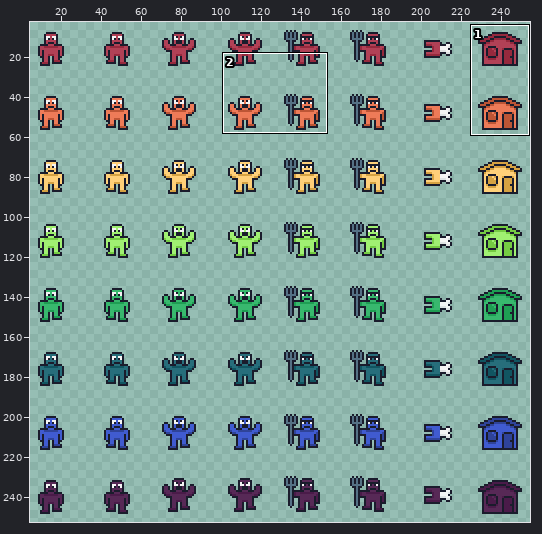
Two states of a sprite sheet, Art/villagers.png. The first picture is a wide view before the edit; the outline marks the close-up.
Close-up. First the earlier version:
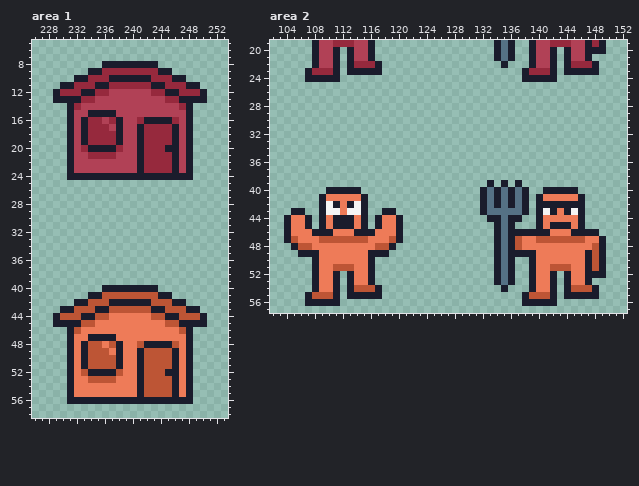
The file is 256x256 pixels. Shown: area 1: x 226..253, y 5..58; area 2: x 102..152, y 19..57. The wide view leaves out empty margins. The commit also changed other parts of the picture, which this record leaves out.
Once edited:
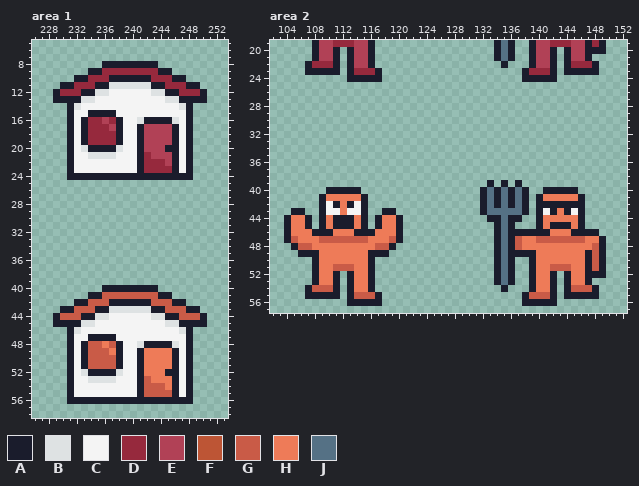
Palette (. is transparent): A #1a1c2c  B #dee2e3  C #f4f4f4  D #96293d  E #b14156  F #bd5535  G #c95b47  H #ee7b58  J #557185
From old to new:
Area 1:
Colour D gives way to colour B in row 11 at x 237 to 242; in row 12 at x 235 to 236 and 243 to 244; in row 13 at x 233 to 234 and 245 to 246; in row 14 at x 232 and 247; in row 16 at x 241 and 246; in row 20 at x 233 and 238.
Colour D gives way to colour B in row 21 at x 234 to 237.
Colour F gives way to colour B in row 43 at x 237 to 242; in row 44 at x 235 to 236 and 243 to 244; in row 45 at x 233 to 234 and 245 to 246; in row 46 at x 232 and 247; in row 48 at x 241 and 246; in row 52 at x 233 and 238.
Colour F gives way to colour B in row 53 at x 234 to 237.
Colour E gives way to colour C in row 12 at x 237 to 242; in row 13 at x 235 to 244; in row 14 at x 233 to 246; in row 15 at x 232 to 233 and 238 to 247; in rows 16 to 20 at x 232, 239 to 240 and 247; in row 21 at x 232 to 233, 238 to 240 and 247.
Colour E gives way to colour C in rows 22 to 23 at x 232 to 240 and 247.
Colour H gives way to colour C in row 44 at x 237 to 242; in row 45 at x 235 to 244; in row 46 at x 233 to 246; in row 47 at x 232 to 233 and 238 to 247; in rows 48 to 52 at x 232, 239 to 240 and 247; in row 53 at x 232 to 233, 238 to 240 and 247.
Colour H gives way to colour C in rows 54 to 55 at x 232 to 240 and 247.
Colour D gives way to colour E in rows 17 to 19 at x 242 to 245; in row 20 at x 242 to 244; in row 21 at x 243 to 245; in row 22 at x 245.
Colour F gives way to colour G in row 41 at x 236 to 243; in row 42 at x 234 to 236 and 243 to 245; in row 43 at x 232 to 234 and 245 to 247; in row 44 at x 230 to 232 and 247 to 249; in row 48 at x 234 to 235 and 237; in row 49 at x 234 to 236.
Colour F gives way to colour G in rows 50 to 51 at x 234 to 237; in row 53 at x 242; in row 54 at x 242 to 244; in row 55 at x 242 to 245.
Colour F gives way to colour H in rows 49 to 51 at x 242 to 245; in row 52 at x 242 to 244; in row 53 at x 243 to 245; in row 54 at x 245.
Area 2:
The edit adds colour A in row 22 at x 107; in row 24 at x 113 to 117; in row 54 at x 107; in row 56 at x 113 to 117.
Colour D gives way to colour A in row 22 at x 116; in row 23 at x 108 to 110.
Colour F gives way to colour A in row 54 at x 116; in row 55 at x 108 to 110.
Colour A gives way to colour D in row 22 at x 108; in row 23 at x 114 to 116.
Colour E gives way to colour D in row 22 at x 109 to 110.
Colour D gives way to colour E in row 22 at x 114 to 115.
Colour A gives way to colour G in row 54 at x 108; in row 55 at x 114 to 116.
Colour F gives way to colour G in row 47 at x 105, 109 to 115, 119, 137 and 140 to 146; in row 48 at x 106 to 107, 117 to 118, 137 and 148; in rows 49 to 50 at x 148; in row 51 at x 111 to 113, 142 to 144 and 148; in row 54 at x 145 to 147; in row 55 at x 139 to 141.
Colour H gives way to colour G in row 54 at x 109 to 110.
Colour F gives way to colour H in row 54 at x 114 to 115.
Colour A is gone in row 22 at x 117; in row 24 at x 107 to 111; in row 54 at x 117; in row 56 at x 107 to 111.
Pixel boxes of the changes (left, top, right, bottom) in both close-ups:
changed: (74, 82, 186, 173)
changed: (60, 292, 200, 397)
changed: (305, 61, 382, 82)
changed: (291, 236, 396, 306)
changed: (515, 236, 599, 299)
